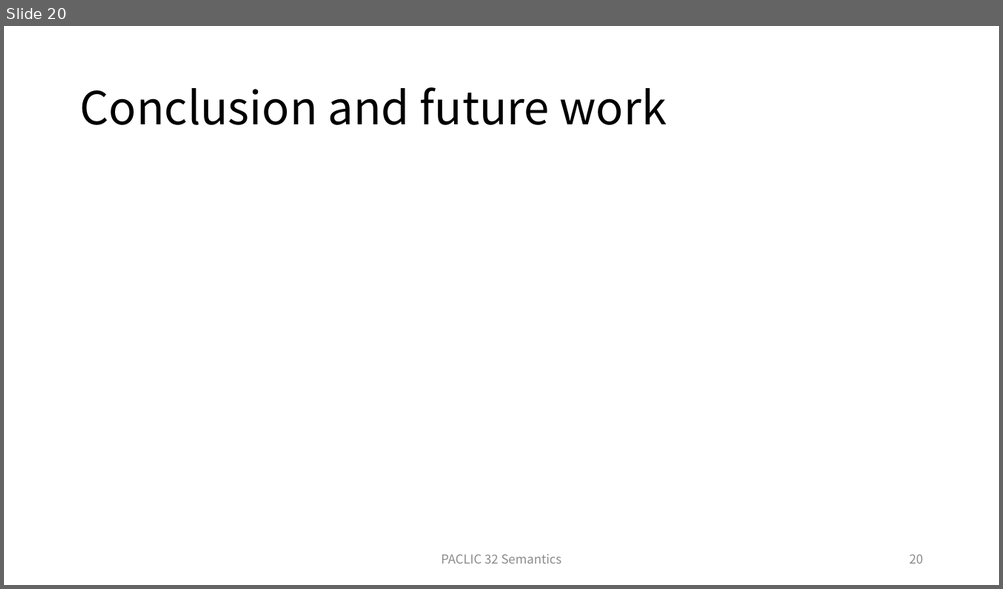
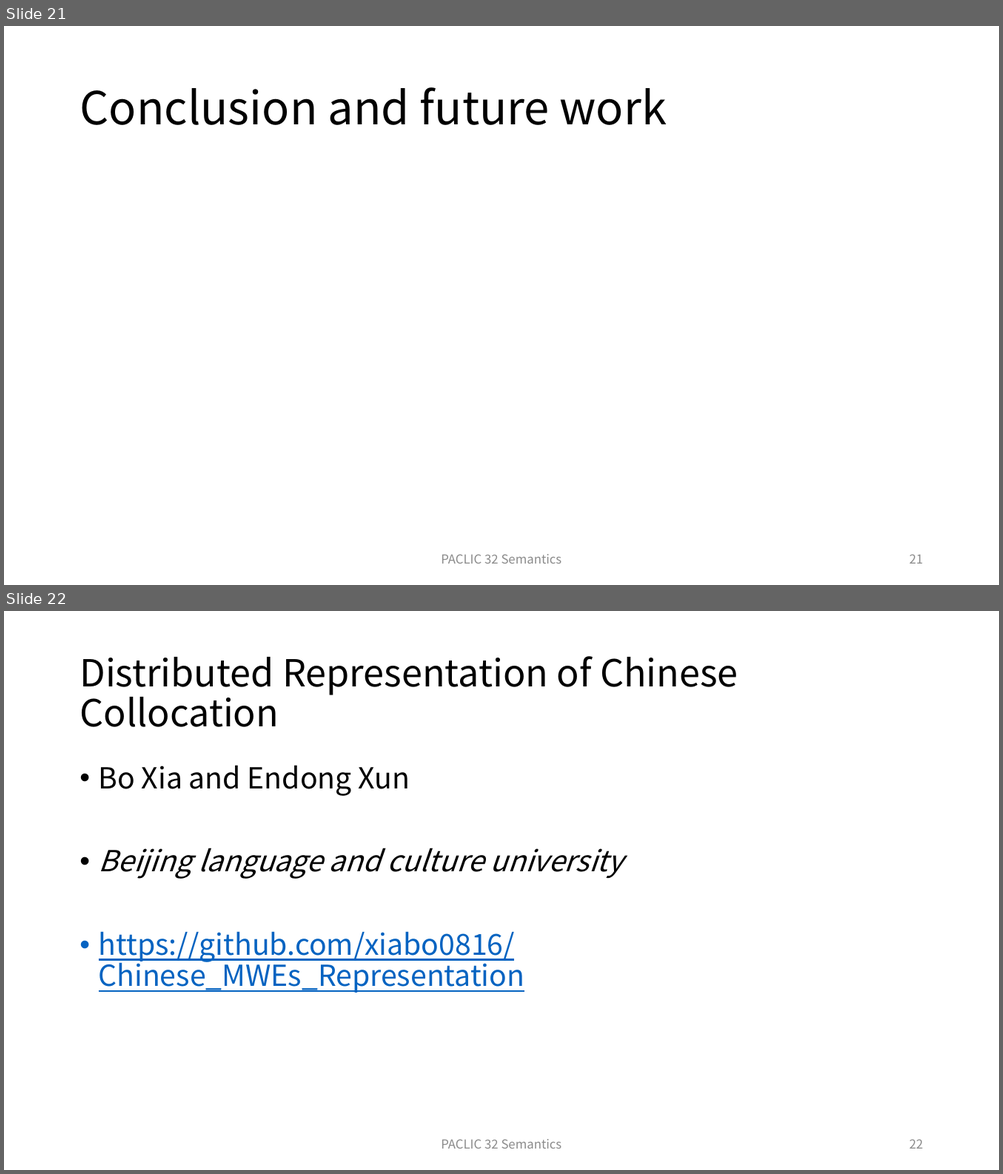
Before and after one commit to xiabo0816/Chinese_MWEs_Representation, a slide deck: PACLIC 32 Semantics session.pptx. Shown one above the other, each under a label of ours: slide 20 before the commit, slides 21 and 22 after it. The pictures are 1003x589 and 1003x1174 pixels, drawn with LibreOffice and Linux fonts; fonts in the diff are those of the drawing. Boxes give left, top, right and bottom in pixels: in the first picture for what was removed or moved away, otherwise in the second. Text is boxed around its words. In the diff, an @@ line names an element or a change of style, - is before the commit and + after.

```diff
--- a/PACLIC 32 Semantics session.pptx
+++ b/PACLIC 32 Semantics session.pptx
@@ slide 22 added at (4,611,999,1170), background #FFFFFF @@
@@ title added at (79,656,738,727), 36 pt, text #000000 @@
+Distributed Representation of Chinese Collocation
@@ text added at (99,765,623,993), 28 pt, text #0563C1, underline @@
+• Bo Xia and Endong Xun
+• Beijing language and culture university
+• https://github.com/xiabo0816/Chinese_MWEs_Representation
@@ text added at (441,1139,562,1149), 12 pt, text #8C8C8C @@
+PACLIC 32 Semantics
@@ page number added at (909,1139,923,1149), 12 pt, text #8C8C8C @@
+22
@@ what was slide 20 is now slide 21 @@
@@ page number at (909,554,923,564): text changed @@
-20
+21
```
Also in this commit, not shown: 1 slide changed, 1 other slide added, 2 other files.
